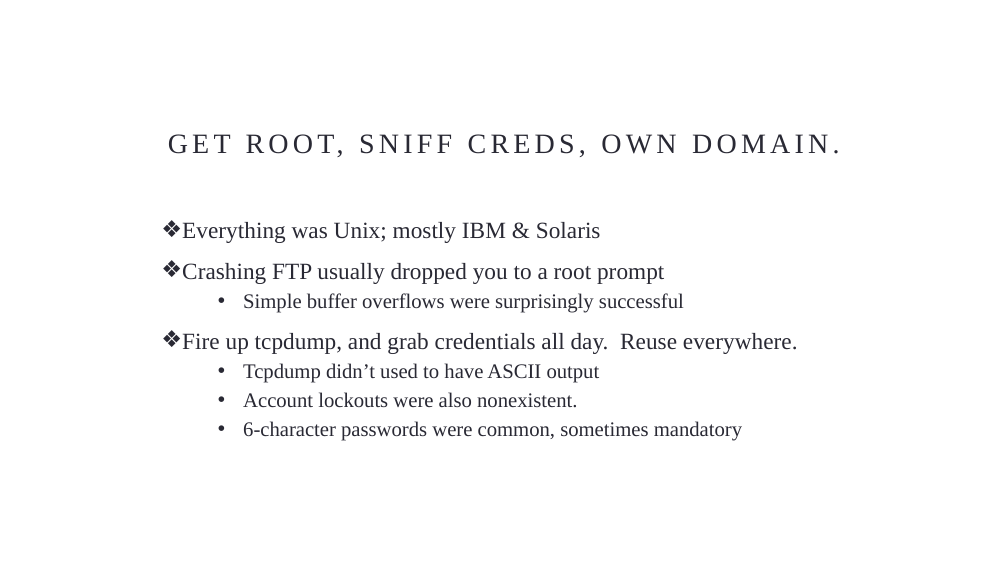
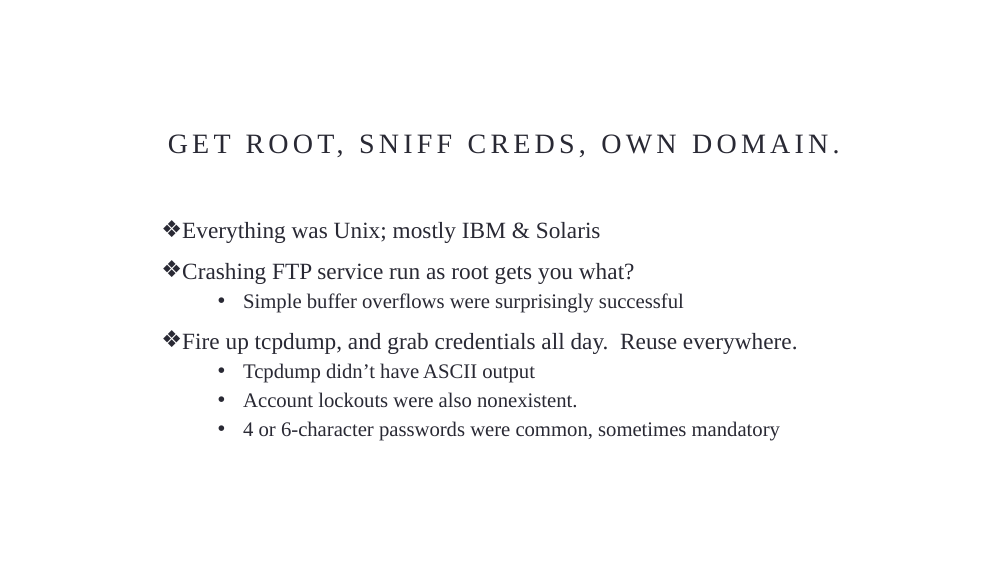
Before and after one commit to johnnyxmas/Talk_Decks, a slide deck: slide 15 of 2015/1993 BC Series/GET OFF MY LAN/1993 BC - Get Off My LAN (Hacking in the 90s)(FULL).pptx. Drawn at 1008x567 pixels with LibreOffice and Linux fonts; fonts in the diff are those of the drawing; background and template pictures are left out. Boxes give left, top, right and bottom in pixels: in the first picture for what was removed or moved away, otherwise in the second. Text is boxed around its words. In the diff, an @@ line names an element or a change of style, - is before the commit and + after.

```diff
--- a/2015/1993 BC Series/GET OFF MY LAN/1993 BC - Get Off My LAN (Hacking in the 90s)(FULL).pptx
+++ b/2015/1993 BC Series/GET OFF MY LAN/1993 BC - Get Off My LAN (Hacking in the 90s)(FULL).pptx
@@ text at [182,263,635,284]: text changed @@
-❖ Crashing FTP usually dropped you to a root prompt
+❖ Crashing FTP service run as root gets you what?
@@ text at [243,363,535,383]: text changed @@
-  • Tcpdump didn’t used to have ASCII output
+  • Tcpdump didn’t have ASCII output
@@ text at [243,421,780,441]: text changed @@
-  • 6-character passwords were common, sometimes mandatory
+  • 4 or 6-character passwords were common, sometimes mandatory
```
Also in this commit, not shown: 14 other slides changed, 1 slide added, 1 slide removed, 5 other files.
